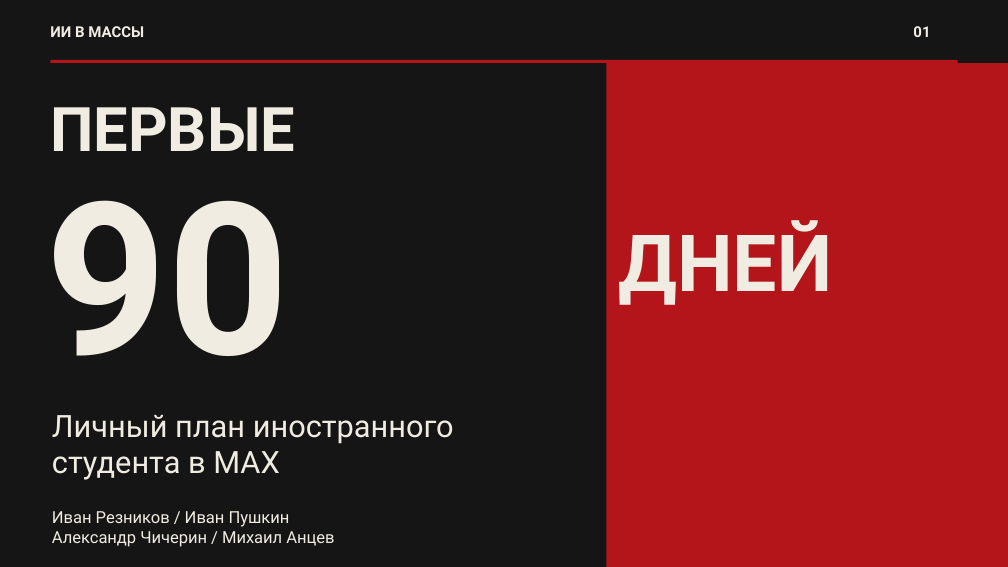
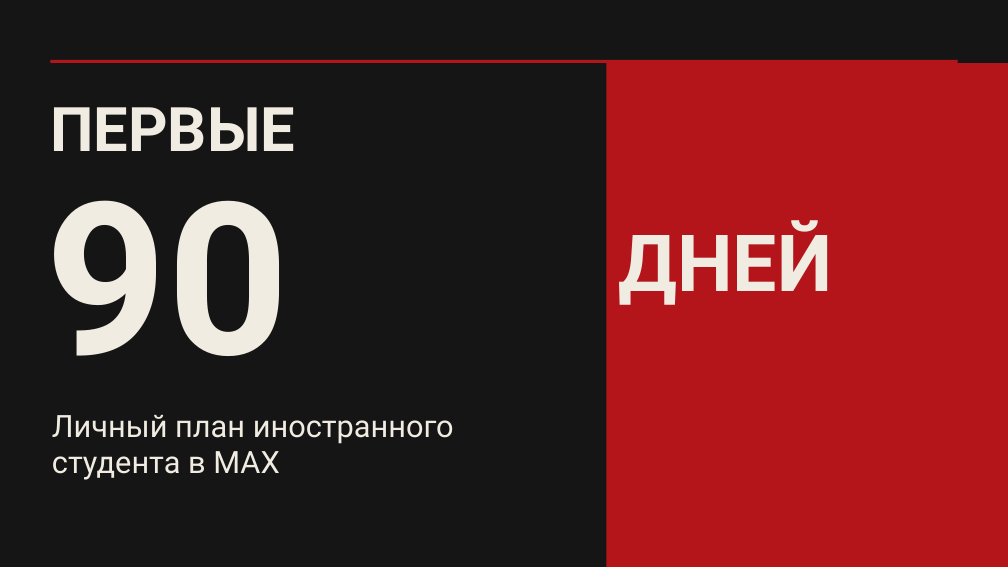
Before and after one commit to Ivana-banana/MAX, a slide deck: slide 2 of docs/presentation/draft-2026-10-24/first-90-days-product-style.pptx. Drawn at 1008x567 pixels with LibreOffice and Linux fonts; fonts in the diff are those of the drawing. Boxes give left, top, right and bottom in pixels: in the first picture for what was removed or moved away, otherwise in the second. Text is boxed around its words. In the diff, an @@ line names an element or a change of style, - is before the commit and + after.

```diff
--- a/docs/presentation/draft-2026-10-24/first-90-days-product-style.pptx
+++ b/docs/presentation/draft-2026-10-24/first-90-days-product-style.pptx
@@ text removed at box(50, 26, 144, 37) @@
-ИИ В МАССЫ
@@ text removed at box(913, 26, 930, 37) @@
-01
@@ text removed at box(52, 511, 334, 547) @@
-Иван Резников / Иван Пушкин
-Александр Чичерин / Михаил Анцев
```
Also in this commit, not shown: 13 other slides changed, 4 other files.
